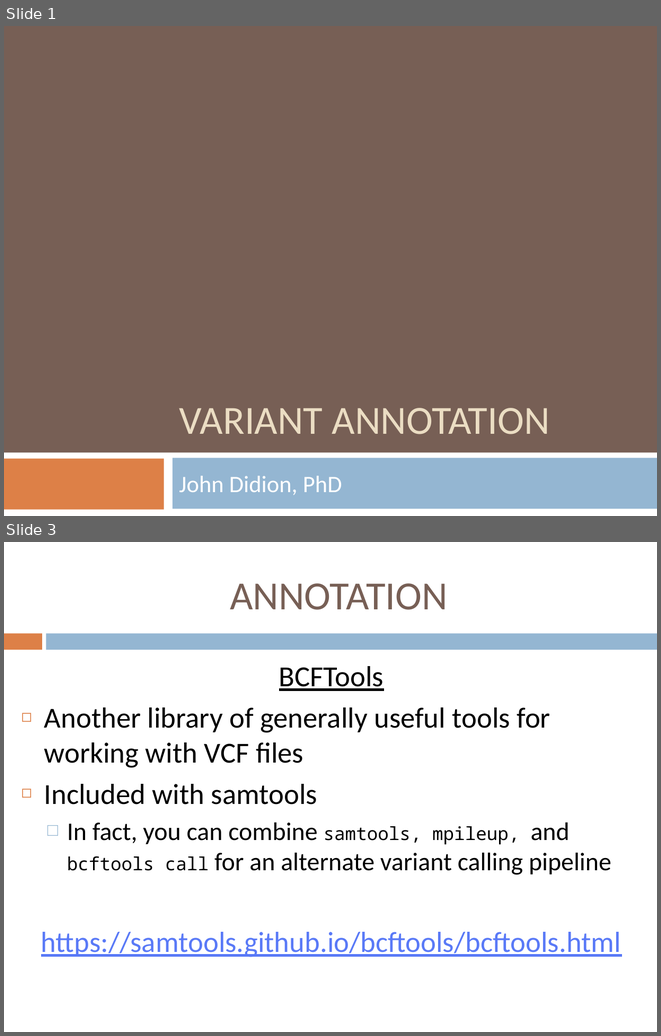
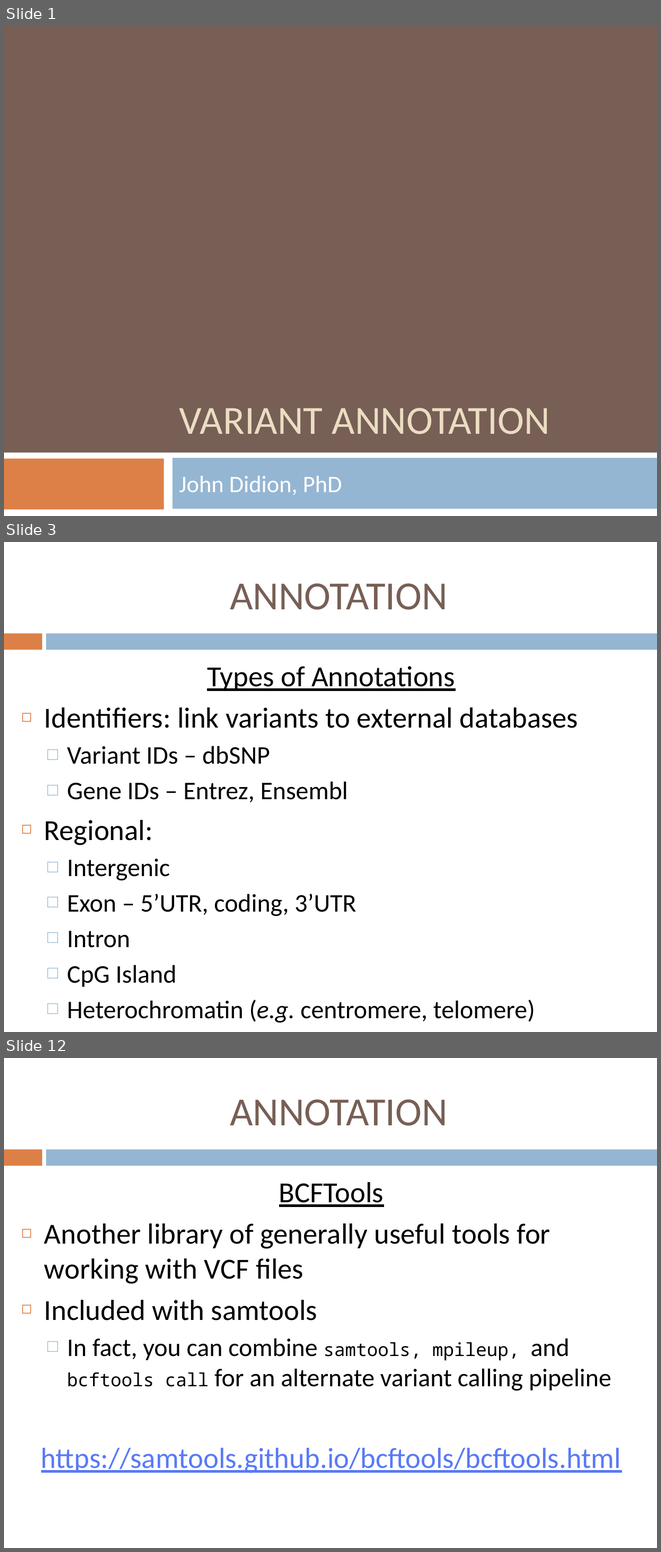
Before and after one commit to jdidion/OpenBioinformaticsWorkshops, a slide deck: development/AdvancedDNASeq/slides/Part6_Annotation.pptx. Shown one above the other, each under a label of ours: slides 1 and 3 before the commit, slides 1, 3 and 12 after it; the slides between them are not shown. The pictures are 661x1036 and 661x1552 pixels, drawn with LibreOffice and Linux fonts; fonts in the diff are those of the drawing. Boxes give left, top, right and bottom in pixels: in the first picture for what was removed or moved away, otherwise in the second. Text is boxed around its words. In the diff, an @@ line names an element or a change of style, - is before the commit and + after.

```diff
--- a/development/AdvancedDNASeq/slides/Part6_Annotation.pptx
+++ b/development/AdvancedDNASeq/slides/Part6_Annotation.pptx
@@ slide 3 added at (4, 542, 657, 1032), background #FFFFFF; not listed: 2 template elements that a slide beside it also shows @@
@@ title added at (230, 583, 448, 610), 44 pt, text #775F55 @@
+ANNOTATION
@@ text added at (44, 666, 578, 1023), 28 pt, text #000000 @@
+Types of Annotations
+◻ Identifiers: link variants to external databases
+  □ Variant IDs – dbSNP
+  □ Gene IDs – Entrez, Ensembl
+◻ Regional:
+  □ Intergenic
+  □ Exon – 5’UTR, coding, 3’UTR
+  □ Intron
+  □ CpG Island
+  □ Heterochromatin (e.g. centromere, telomere)
@@ what was slide 3 is now slide 12 @@
```
Also in this commit, not shown: 5 slides changed, 22 other slides added, 5 other files.
